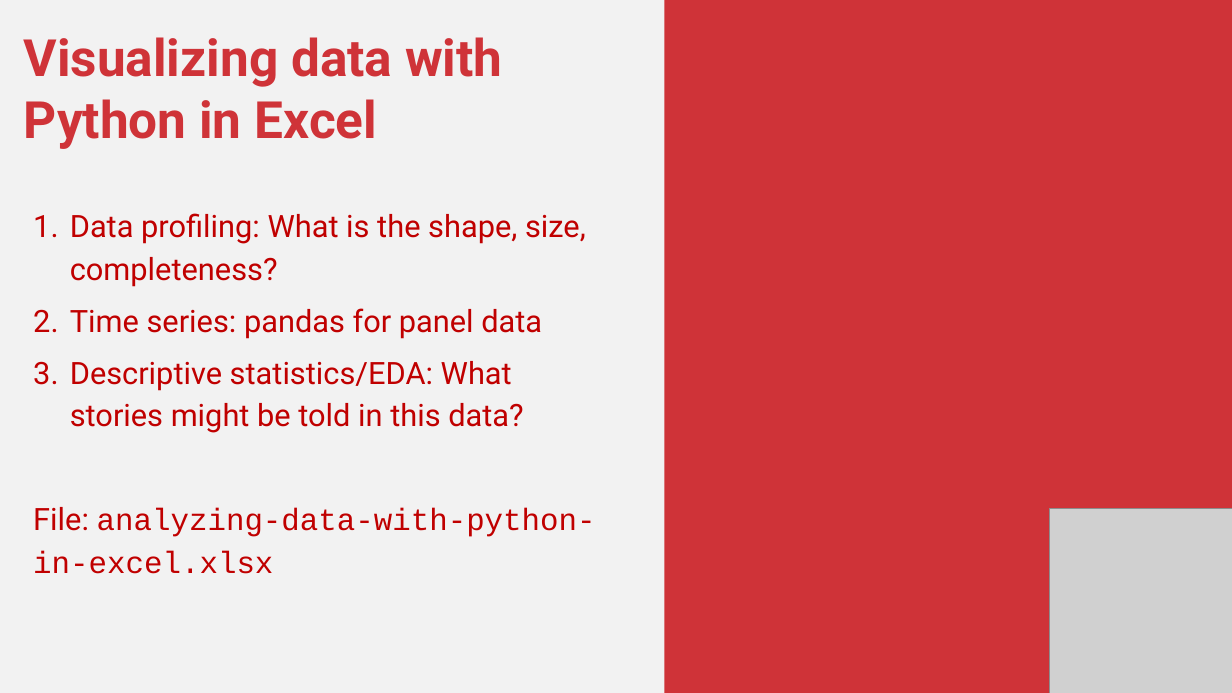
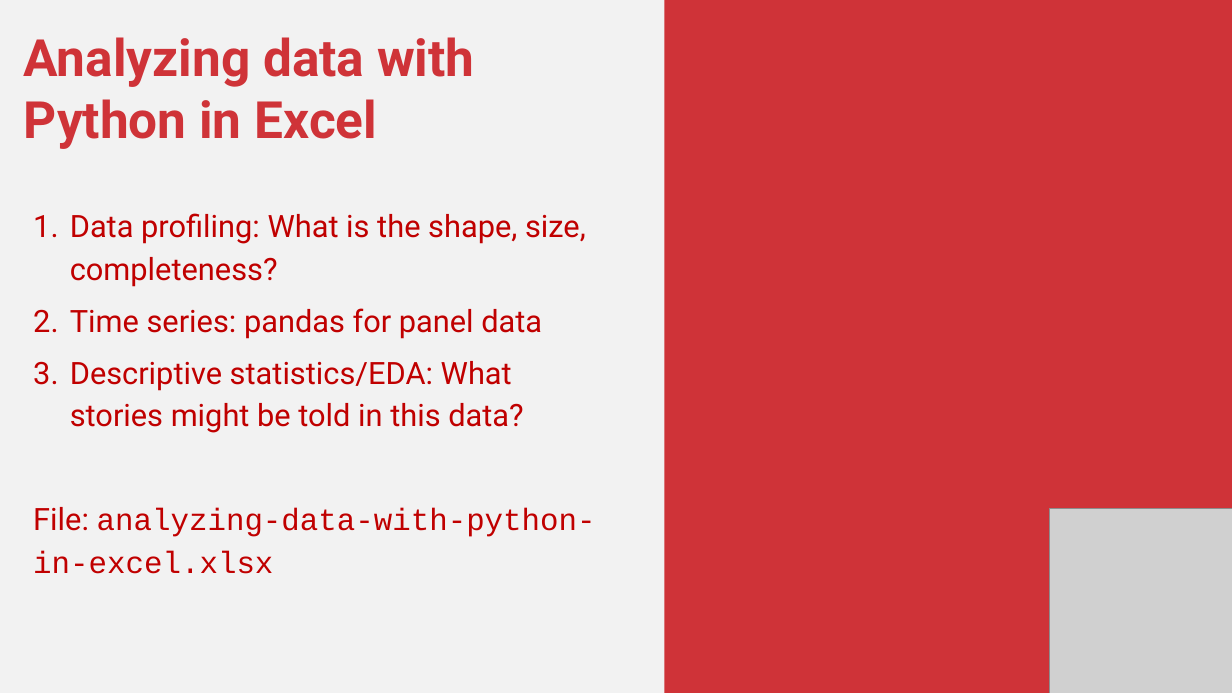
Before and after one commit to stringfestdata/global-excel-summit-python-in-excel-2025, a slide deck: slide 11 of python-in-excel-for-enhanced-data-analytics.pptx (slide 10 before the commit). Drawn at 1232x693 pixels with LibreOffice and Linux fonts; fonts in the diff are those of the drawing; grey boxes stand for pictures. Boxes give left, top, right and bottom in pixels: in the first picture for what was removed or moved away, otherwise in the second. Text is boxed around its words. In the diff, an @@ line names an element or a change of style, - is before the commit and + after.

```diff
--- a/python-in-excel-for-enhanced-data-analytics.pptx
+++ b/python-in-excel-for-enhanced-data-analytics.pptx
@@ text at (x1=24, y1=37, x2=474, y2=149): text changed @@
-Visualizing data with Python in Excel
+Analyzing data with Python in Excel
```
Also in this commit, not shown: 2 other slides changed, 1 slide added, 1 other file.
